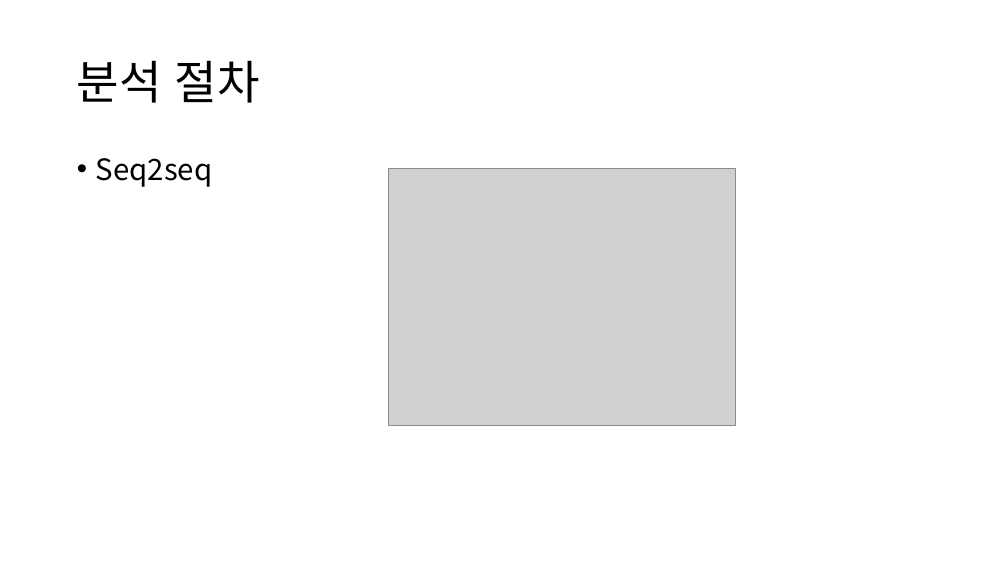
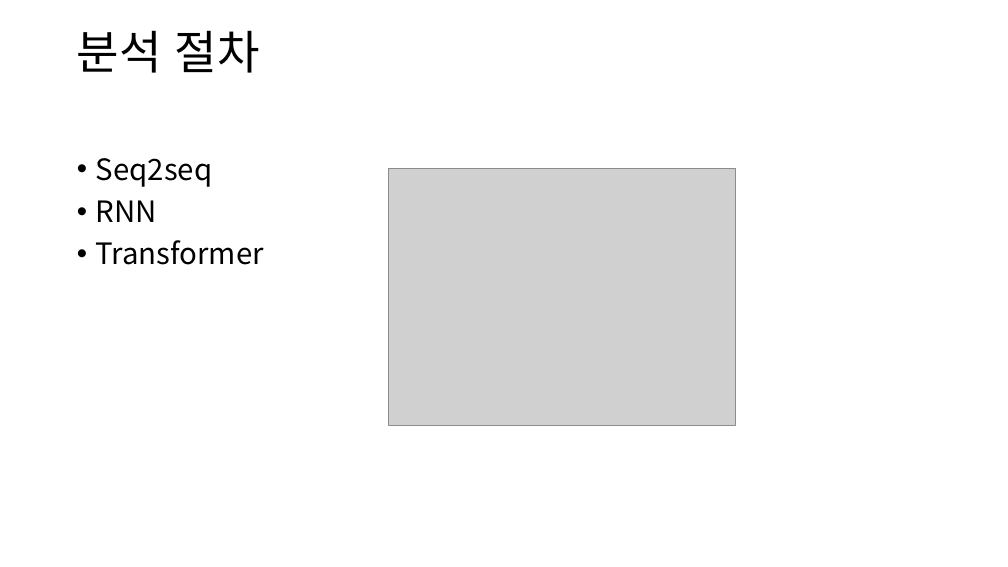
Before and after one commit to DHK810/AIcopywriter, a slide deck: slide 6 of aicopywriter프로젝트진행절차.pptx (slide 7 before the commit). Drawn at 1008x567 pixels with LibreOffice and Linux fonts; fonts in the diff are those of the drawing; grey boxes stand for pictures. Boxes give left, top, right and bottom in pixels: in the first picture for what was removed or moved away, otherwise in the second. Text is boxed around its words. In the diff, an @@ line names an element or a change of style, - is before the commit and + after.

```diff
--- a/aicopywriter프로젝트진행절차.pptx
+++ b/aicopywriter프로젝트진행절차.pptx
@@ title "분석 절차": place and size @@
-title "분석 절차" at bbox=[77, 60, 260, 103]
+title "분석 절차" at bbox=[77, 30, 260, 73]
@@ text at bbox=[96, 200, 264, 265]: paragraphs added @@
+• RNN
+• Transformer
```
Also in this commit, not shown: 5 other slides changed, 4 slides added, 1 other file.
